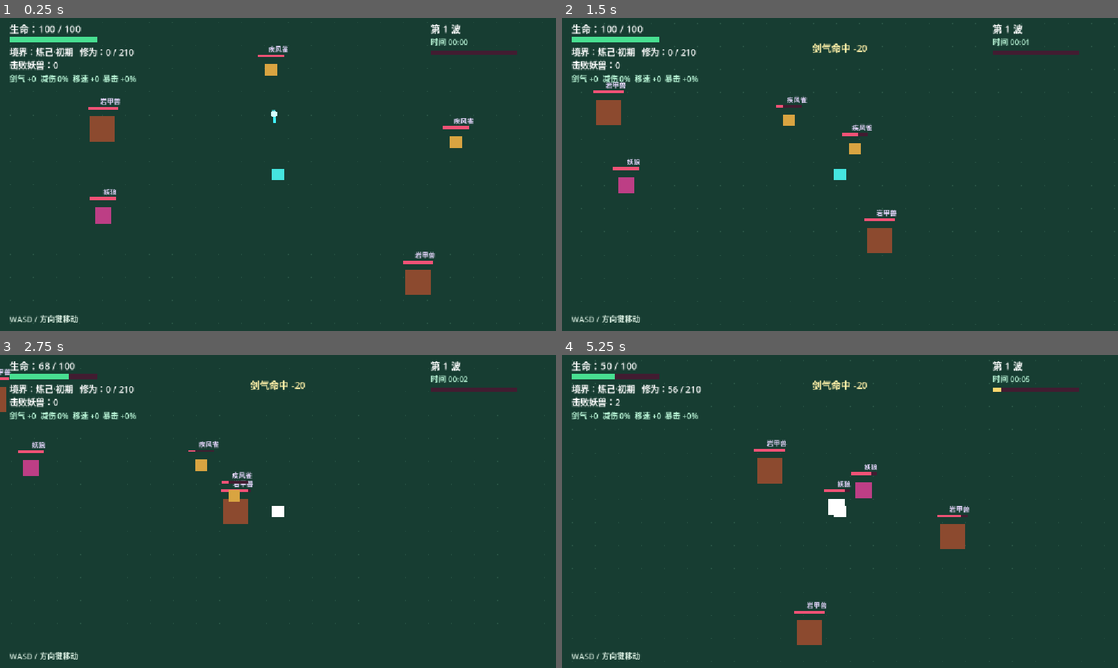
Above: before the commit, frames 1-4 (two rows, left to right).
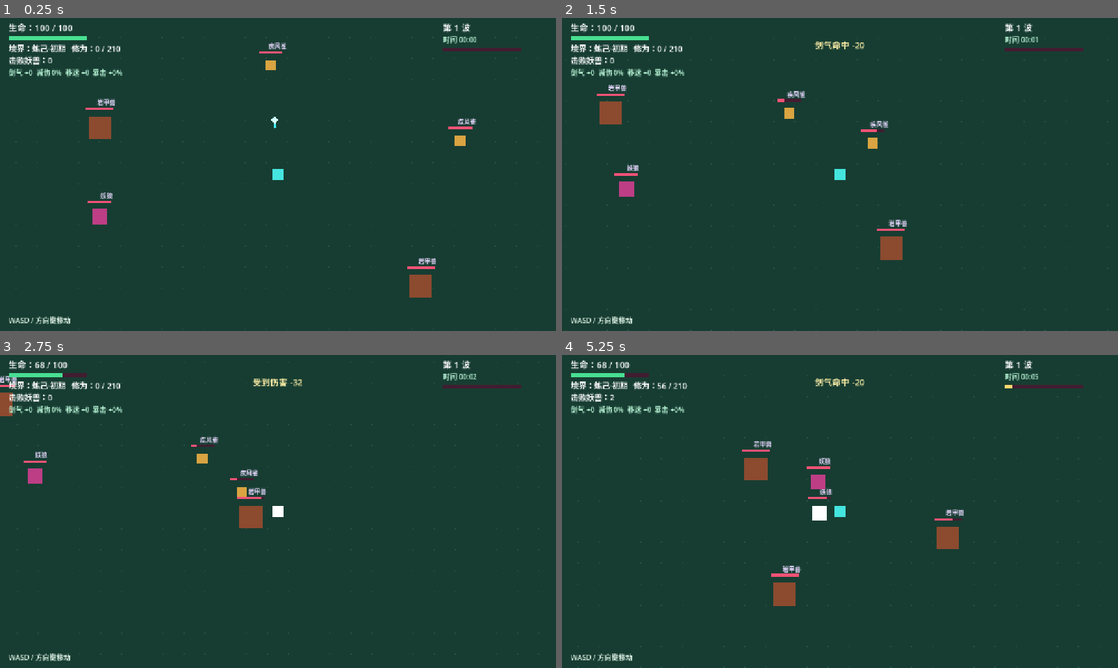
Above: after the commit, the same moments.

Repository: AkiFinn3/yinian-cheng-xian
Game: Godot game, scene res://scenes/main.tscn
Two runs of this game, one before a commit and one after it. Both use one fixed random seed, a clock stepped at 60 frames per second and the inputs below.
Inputs (mouse positions are in pixels of both pictures, inside the frame that each line leads up to):
- Up to frame 1 (0.25 s): no input
- Up to frame 2 (1.5 s): tap Enter at 0.5 s; move the mouse to (962, 158) at 0.52 s; hold Right (ui_right) 0.53-1.28 s; tap R at 0.6 s; click (962, 158) at 0.67 s; move the mouse to (728, 190) at 1.27 s; hold Down (ui_down) from 1.28 s (still down); tap 1 at 1.35 s
- Up to frame 3 (2.75 s): move the mouse to (333, 442) at 2.02 s; release Down (ui_down) at 2.03 s; hold Right (ui_right) from 2.03 s (still down); tap 2 at 2.1 s
- Up to frame 4 (5.25 s): move the mouse to (812, 574) at 2.77 s; release Right (ui_right) at 2.78 s; hold Up (ui_up) 2.78-3.53 s; tap one key every 0.75 s from 2.85 s: 3 R 1 2; click (812, 574) at 2.92 s; move the mouse to (1006, 558) at 3.52 s; hold Left (ui_left) 3.53-5.03 s; move the mouse to (673, 464) at 4.27 s; move the mouse to (867, 511) at 5.02 s; hold Down (ui_down) from 5.03 s (still down); click (867, 511) at 5.17 s

The runs differ from the first frame. In frame 1, 3.8% of the frame differs, in the area x 1-94%, y 1-98%; in frame 2, 4.5%; in frame 3, 4.4%; in frame 4, 5.5%.

Commit message:
v0.12.2 移速失控修复 + 视野扩大到 1280x720
问题诊断：
后期移速 = 基础 230 + 十境功法累计 1315 = 1545 px/s
横穿一屏仅 0.62 秒，比妖狼快 20 倍，完全失控。

修复1：移速功法数值砍半
  25/45/60/80/105/130/160/195/235/280
  → 12/22/30/40/52/65/80/97/117/140（累计 655）

修复2：移速软上限
  当前总移速 ≥600 时，新增移速收益减半
  防止继续堆叠失控

效果：
  后期移速 1545 → 757 px/s（降低 51%）
  横穿 1280 宽屏：0.62 秒 → 1.69 秒
  增长曲线：230 → 242 → 386 → 757（平滑）

修复3：视野扩大
- project.godot 显式设置 1280x720（原用 Godot 默认）
- 实测真实窗口 1280x720，headless 下 1280x1280 是测试假象

验证：
- 语法校验通过
- 移速 757 px/s（原 1545）
- 软上限生效：730 时再加 100 实际只加 50
- 真实窗口确认 1280x720
- 妖兽生成仍 200/200 在屏幕内
- 完整流程仍可到天仙
- 主场景 300 帧无报错

Diff:
--- a/project.godot
+++ b/project.godot
@@ -17,6 +17,10 @@
 
 [display]
 
+window/size/viewport_width=1280
+window/size/viewport_height=720
+window/size/window_width_override=1280
+window/size/window_height_override=720
 window/stretch/mode="canvas_items"
 window/stretch/aspect="expand"
 
--- a/scripts/main.gd
+++ b/scripts/main.gd
@@ -112,7 +112,7 @@
 	{"name": "道基稳固", "desc": "最大生命 +40 并回满", "stat": "max_hp", "value": 40},
 	{"name": "杀伐果断", "desc": "剑气伤害 +50", "stat": "sword", "value": 50},
 	{"name": "身法通玄", "desc": "移速 +60，攻击间隔 -0.05 秒", "stat": "multi",
-		"effects": [{"stat": "speed", "value": 60}, {"stat": "attack_speed", "value": 0.05}]},
+		"effects": [{"stat": "speed", "value": 30}, {"stat": "attack_speed", "value": 0.05}]},
 ]
 
 # ==========================================
@@ -192,7 +192,7 @@
 	# ---- 炼己 ----
 	"剑气诀":     {"desc": "剑气伤害 +8",    "stat": "sword", "value": 8},
 	"护体灵气":   {"desc": "减伤 1.5%",        "stat": "armor", "value": 1.5},
-	"疾风步":     {"desc": "移速 +25",       "stat": "speed", "value": 25},
+	"疾风步":     {"desc": "移速 +12",       "stat": "speed", "value": 12},
 	"凝神":       {"desc": "暴击率 +5%",     "stat": "crit",  "value": 5},
 	"吐纳诀":     {"desc": "生命回复 +0.5/秒", "stat": "regen", "value": 0.5},
 	"养气术":     {"desc": "生命上限 +20",   "stat": "max_hp", "value": 20},
@@ -201,7 +201,7 @@
 	# ---- 筑基 ----
 	"御剑术":     {"desc": "剑气伤害 +18",   "stat": "sword", "value": 18},
 	"金钟罩":     {"desc": "减伤 2.5%",       "stat": "armor", "value": 2.5},
-	"踏云步":     {"desc": "移速 +45",       "stat": "speed", "value": 45},
+	"踏云步":     {"desc": "移速 +22",       "stat": "speed", "value": 22},
 	"心眼":       {"desc": "暴击率 +10%",    "stat": "crit",  "value": 10},
 	"周天功":     {"desc": "生命回复 +1.0/秒", "stat": "regen", "value": 1.0},
 	"固元术":     {"desc": "生命上限 +40",   "stat": "max_hp", "value": 40},
@@ -210,7 +210,7 @@
 	# ---- 炼精 ----
 	"精元剑气":   {"desc": "剑气伤害 +26",   "stat": "sword", "value": 26},
 	"精血护体":   {"desc": "减伤 3.0%",       "stat": "armor", "value": 3.0},
-	"精行步":     {"desc": "移速 +60",       "stat": "speed", "value": 60},
+	"精行步":     {"desc": "移速 +30",       "stat": "speed", "value": 30},
 	"精觉":       {"desc": "暴击率 +13%",    "stat": "crit",  "value": 13},
 	"精元回春":   {"desc": "生命回复 +1.5/秒", "stat": "regen", "value": 1.5},
 	"精血凝体":   {"desc": "生命上限 +60",   "stat": "max_hp", "value": 60},
@@ -219,7 +219,7 @@
 	# ---- 化炁 ----
 	"炁冲剑脉":   {"desc": "剑气伤害 +36",   "stat": "sword", "value": 36},
 	"炁盾":       {"desc": "减伤 3.5%",       "stat": "armor", "value": 3.5},
-	"罡气行云":   {"desc": "移速 +80",       "stat": "speed", "value": 80},
+	"罡气行云":   {"desc": "移速 +40",       "stat": "speed", "value": 40},
 	"炁感":       {"desc": "暴击率 +17%",    "stat": "crit",  "value": 17},
 	"炁养周天":   {"desc": "生命回复 +2.0/秒", "stat": "regen", "value": 2.0},
 	"炁凝真身":   {"desc": "生命上限 +85",   "stat": "max_hp", "value": 85},
@@ -228,7 +228,7 @@
 	# ---- 炼炁 ----
 	"炁御剑":     {"desc": "剑气伤害 +48",   "stat": "sword", "value": 48},
 	"炁墙":       {"desc": "减伤 4.0%",       "stat": "armor", "value": 4.0},
-	"缩地成寸":   {"desc": "移速 +105",      "stat": "speed", "value": 105},
+	"缩地成寸":   {"desc": "移速 +52",      "stat": "speed", "value": 52},
 	"炁视":       {"desc": "暴击率 +22%",    "stat": "crit",  "value": 22},
 	"炼炁化生":   {"desc": "生命回复 +2.5/秒", "stat": "regen", "value": 2.5},
 	"炼炁铸体":   {"desc": "生命上限 +115",  "stat": "max_hp", "value": 115},
@@ -237,7 +237,7 @@
 	# ---- 化神 ----
 	"神识御剑":   {"desc": "剑气伤害 +62",   "stat": "sword", "value": 62},
 	"神念护体":   {"desc": "减伤 4.5%",       "stat": "armor", "value": 4.5},
-	"神行术":     {"desc": "移速 +130",      "stat": "speed", "value": 130},
+	"神行术":     {"desc": "移速 +65",      "stat": "speed", "value": 65},
 	"神觉":       {"desc": "暴击率 +27%",    "stat": "crit",  "value": 27},
 	"神元回春":   {"desc": "生命回复 +3.0/秒", "stat": "regen", "value": 3.0},
 	"神元凝体":   {"desc": "生命上限 +150",  "stat": "max_hp", "value": 150},
@@ -246,7 +246,7 @@
 	# ---- 炼神 ----
 	"炼神剑意":   {"desc": "剑气伤害 +80",   "stat": "sword", "value": 80},
 	"神元护体":   {"desc": "减伤 5.0%",       "stat": "armor", "value": 5.0},
-	"踏虚而行":   {"desc": "移速 +160",      "stat": "speed", "value": 160},
+	"踏虚而行":   {"desc": "移速 +80",      "stat": "speed", "value": 80},
 	"洞神":       {"desc": "暴击率 +33%",    "stat": "crit",  "value": 33},
 	"炼神养元":   {"desc": "生命回复 +3.5/秒", "stat": "regen", "value": 3.5},
 	"炼神固本":   {"desc": "生命上限 +190",  "stat": "max_hp", "value": 190},
@@ -255,7 +255,7 @@
 	# ---- 返虚 ----
 	"虚空剑意":   {"desc": "剑气伤害 +100",  "stat": "sword", "value": 100},
 	"返虚护体":   {"desc": "减伤 5.5%",       "stat": "armor", "value": 5.5},
-	"返虚游":     {"desc": "移速 +195",      "stat": "speed", "value": 195},
+	"返虚游":     {"desc": "移速 +97",      "stat": "speed", "value": 97},
 	"洞虚":       {"desc": "暴击率 +39%",    "stat": "crit",  "value": 39},
 	"返虚化生":   {"desc": "生命回复 +4.0/秒", "stat": "regen", "value": 4.0},
 	"返虚凝体":   {"desc": "生命上限 +240",  "stat": "max_hp", "value": 240},
@@ -264,7 +264,7 @@
 	# ---- 炼虚 ----
 	"虚剑破空":   {"desc": "剑气伤害 +125",  "stat": "sword", "value": 125},
 	"虚元金身":   {"desc": "减伤 6.0%",       "stat": "armor", "value": 6.0},
-	"逍遥游":     {"desc": "移速 +235",      "stat": "speed", "value": 235},
+	"逍遥游":     {"desc": "移速 +117",      "stat": "speed", "value": 117},
 	"虚瞳":       {"desc": "暴击率 +46%",    "stat": "crit",  "value": 46},
 	"炼虚长生":   {"desc": "生命回复 +4.5/秒", "stat": "regen", "value": 4.5},
 	"炼虚铸体":   {"desc": "生命上限 +300",  "stat": "max_hp", "value": 300},
@@ -273,7 +273,7 @@
 	# ---- 合道 ----
 	"大道剑诀":   {"desc": "剑气伤害 +155",  "stat": "sword", "value": 155},
 	"合道金身":   {"desc": "减伤 6.5%",       "stat": "armor", "value": 6.5},
-	"天地同游":   {"desc": "移速 +280",      "stat": "speed", "value": 280},
+	"天地同游":   {"desc": "移速 +140",      "stat": "speed", "value": 140},
 	"天眼":       {"desc": "暴击率 +54%",    "stat": "crit",  "value": 54},
 	"合道长生":   {"desc": "生命回复 +5.0/秒", "stat": "regen", "value": 5.0},
 	"合道真身":   {"desc": "生命上限 +380",  "stat": "max_hp", "value": 380},
@@ -285,14 +285,14 @@
 	"不坏仙躯":   {"desc": "最大生命 +120 并回满，减伤 +85", "stat": "multi", "effects": [
 		{"stat": "max_hp", "value": 120}, {"stat": "armor", "value": 8.0}]},
 	"咫尺天涯":   {"desc": "移速 +340，攻击间隔 -0.10 秒", "stat": "multi", "effects": [
-		{"stat": "speed", "value": 340}, {"stat": "attack_speed", "value": 0.10}]},
+		{"stat": "speed", "value": 170}, {"stat": "attack_speed", "value": 0.10}]},
 	# ---- 天仙 ----
 	"万剑朝宗":   {"desc": "剑气 +300，暴击 +30%", "stat": "multi", "effects": [
 		{"stat": "sword", "value": 300}, {"stat": "crit", "value": 30}]},
 	"太虚不灭":   {"desc": "最大生命 +200 并回满，减伤 +120", "stat": "multi", "effects": [
 		{"stat": "max_hp", "value": 200}, {"stat": "armor", "value": 10.0}]},
 	"逍遥无极":   {"desc": "移速 +450，攻击间隔 -0.15 秒", "stat": "multi", "effects": [
-		{"stat": "speed", "value": 450}, {"stat": "attack_speed", "value": 0.15}]},
+		{"stat": "speed", "value": 225}, {"stat": "attack_speed", "value": 0.15}]},
 	# ---- 属性法术（化炁起出现） ----
 	"烈焰剑气":   {"desc": "剑气附带灼烧：每秒 -8 血，3 秒", "stat": "element", "value": 0, "element": "fire"},
 	"寒冰剑气":   {"desc": "剑气附带减速 35%，2 秒", "stat": "element", "value": 0, "element": "ice"},
@@ -1219,7 +1219,12 @@
 		"armor":
 			damage_reduction = minf(0.7, damage_reduction + value / 100.0)
 		"speed":
-			speed_bonus += value
+			# 软上限：超过 600 后收益减半，避免后期失控
+			var current_total := player_speed + speed_bonus
+			if current_total >= 600.0:
+				speed_bonus += value * 0.5
+			else:
+				speed_bonus += value
 		"crit":
 			crit_bonus = minf(100.0, crit_bonus + value)
 		"max_hp":
